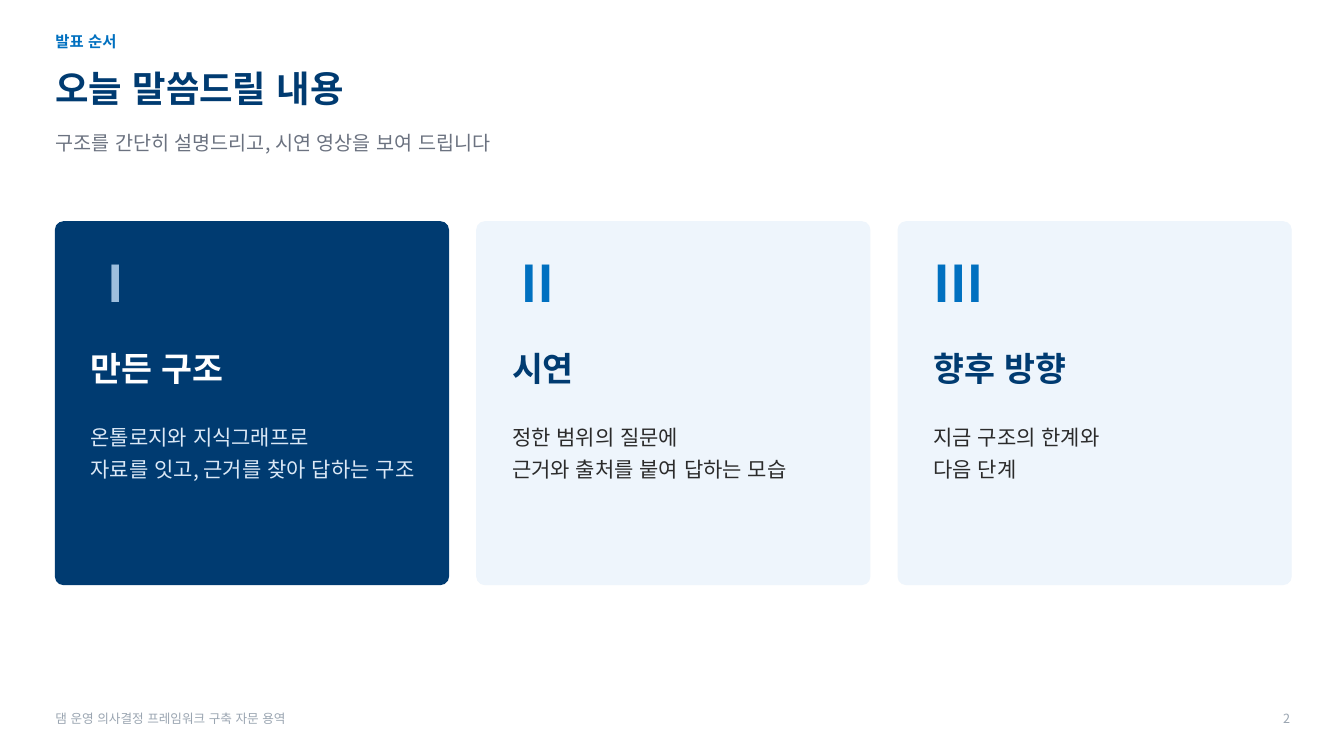
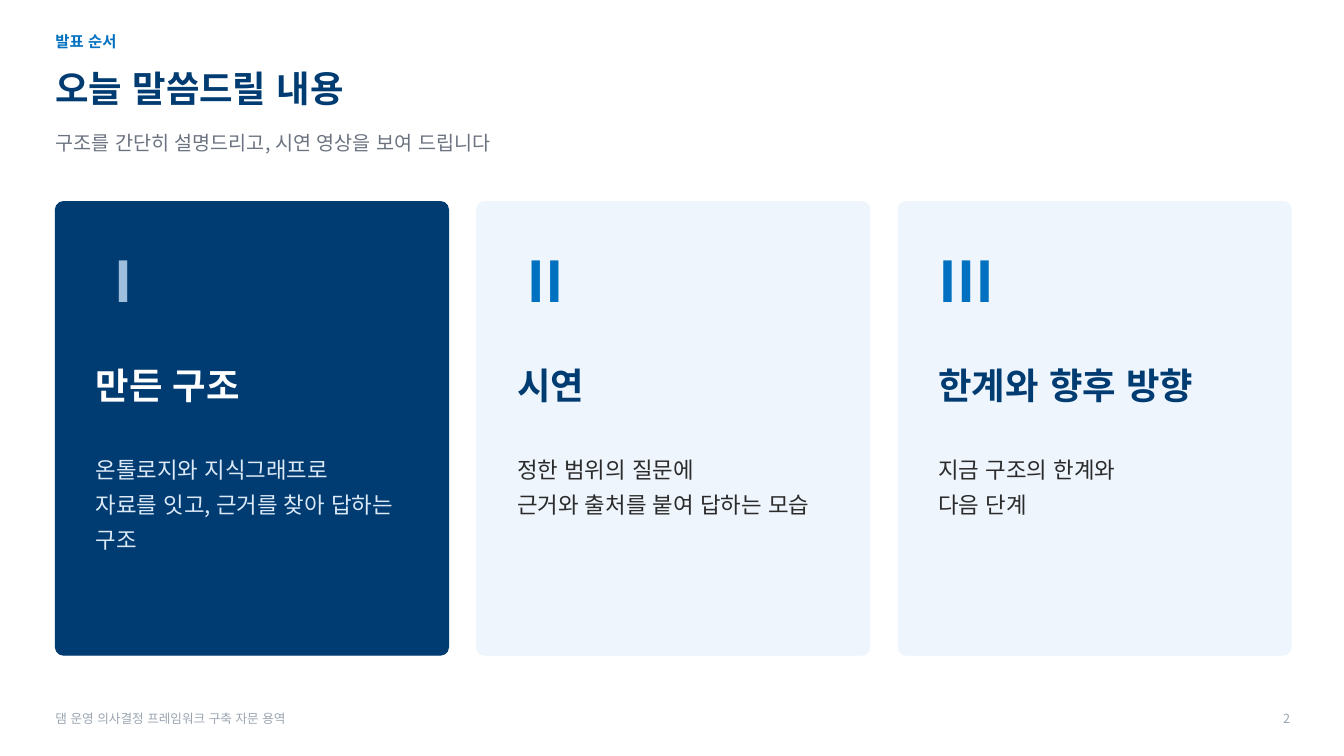
Before and after one commit to mkm1119/KGRAG-LLM, a slide deck: slide 2 of project_khnp/2026.11.26_한강수력본부_발표자료_초안.pptx. Drawn at 1344x756 pixels with LibreOffice and Linux fonts; fonts in the diff are those of the drawing; background and template pictures are left out. Boxes give left, top, right and bottom in pixels: in the first picture for what was removed or moved away, otherwise in the second. Text is boxed around its words. In the diff, an @@ line names an element or a change of style, - is before the commit and + after.

```diff
--- a/project_khnp/2026.11.26_한강수력본부_발표자료_초안.pptx
+++ b/project_khnp/2026.11.26_한강수력본부_발표자료_초안.pptx
@@ rounded rectangle: place and size @@
-rounded rectangle at bbox=[55, 222, 449, 585]
+rounded rectangle at bbox=[55, 202, 449, 655]
@@ rounded rectangle: place and size @@
-rounded rectangle at bbox=[477, 222, 870, 585]
+rounded rectangle at bbox=[477, 202, 870, 655]
@@ proportions changed in 3 elements at bbox=[55, 202, 449, 655], bbox=[477, 202, 870, 655], bbox=[898, 202, 1292, 655] @@
@@ rounded rectangle: place and size @@
-rounded rectangle at bbox=[898, 222, 1292, 585]
+rounded rectangle at bbox=[898, 202, 1292, 655]
@@ size 36 to 40 pt in 3 elements at bbox=[96, 260, 152, 302], bbox=[517, 260, 573, 302], bbox=[938, 260, 994, 302] @@
@@ text "만든 구조": place and size @@
-text "만든 구조" at bbox=[91, 353, 224, 384]
+text "만든 구조" at bbox=[96, 368, 240, 403]
@@ text "만든 구조" at bbox=[96, 368, 240, 403]: size 24 to 26 pt @@
@@ text "시연" at bbox=[517, 368, 584, 403]: size 24 to 26 pt @@
@@ text "시연": place and size @@
-text "시연" at bbox=[512, 352, 574, 384]
+text "시연" at bbox=[517, 368, 584, 403]
@@ text at bbox=[938, 368, 1193, 403]: text changed; size 24 to 26 pt @@
-향후 방향
+한계와 향후 방향
@@ text "온톨로지와 지식그래프로": place and size @@
-text "온톨로지와 지식그래프로" at bbox=[91, 427, 415, 481]
+text "온톨로지와 지식그래프로" at bbox=[96, 459, 393, 550]
@@ size 15 to 16 pt; line spacing 1.25 to 1.3 in 3 elements at bbox=[938, 459, 1116, 515], bbox=[96, 459, 393, 550], bbox=[517, 459, 809, 515] @@
@@ text "정한 범위의 질문에": place and size @@
-text "정한 범위의 질문에" at bbox=[512, 427, 787, 479]
+text "정한 범위의 질문에" at bbox=[517, 459, 809, 515]
@@ text "지금 구조의 한계와": place and size @@
-text "지금 구조의 한계와" at bbox=[933, 427, 1100, 479]
+text "지금 구조의 한계와" at bbox=[938, 459, 1116, 515]
```
Also in this commit, not shown: 13 other slides changed, 1 slide added, 1 slide removed, 5 other files.
